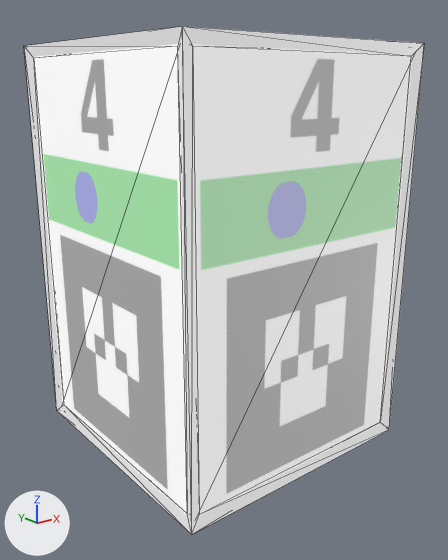
An edit to the COLLADA model models/landmarks/L4/meshes/marker4.dae, drawn before and after from the same camera.
Camera for both pictures: a 50 mm lens placed at (-2.96, -3.78, 2.75), pointed at (-0.01, -0.09, 1.27). The axes (+X, +Y, +Z) are drawn at lower left. The lights are the same throughout. Mesh edges are drawn as thin lines.
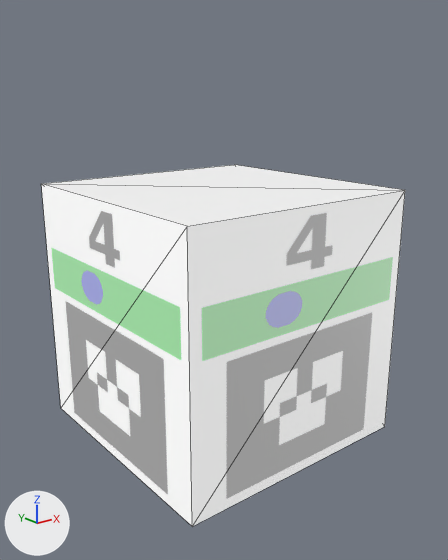
The newer file is also rescaled (x0.5) as a whole; pictures and numbers use the older file's frame.

The change, as a list of edits to the scene's bpy script:
```text
Change me_cube_001:
    where me_cube_001.from_pydata(...)  # 8 vertices, 12 faces; spans x -1.0..1.0, y -1.0..1.0, z -1.0..2.0
    used by ob_cube; location = (0.0, 0.0, 1.0)
    me_cube_001 part 1: the whole mesh is scaled about its middle by (1, 1, 0.667), then moved by (0.0, 0.0, -0.5)
Remove ob_cube_001:
    ob_cube_001 = bpy.data.objects.new('Cube_001', me_cube_002)
    ob_cube_001.location = (0.0, 0.0, 1.0)
```

Changed parts and their boxes [x1, y1, x2, y2] in the pictures (448 x 560 px):
'Cube', mesh rescaled (23% shorter): before [33, 44, 413, 517]; after [41, 165, 405, 527]
'Cube_001', deleted: before [24, 26, 424, 535]
